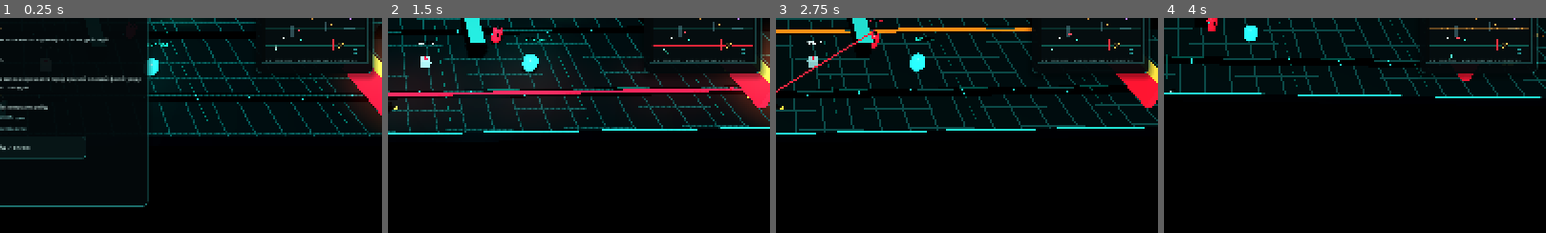
Above: before the commit, frames 1-4 (left to right).
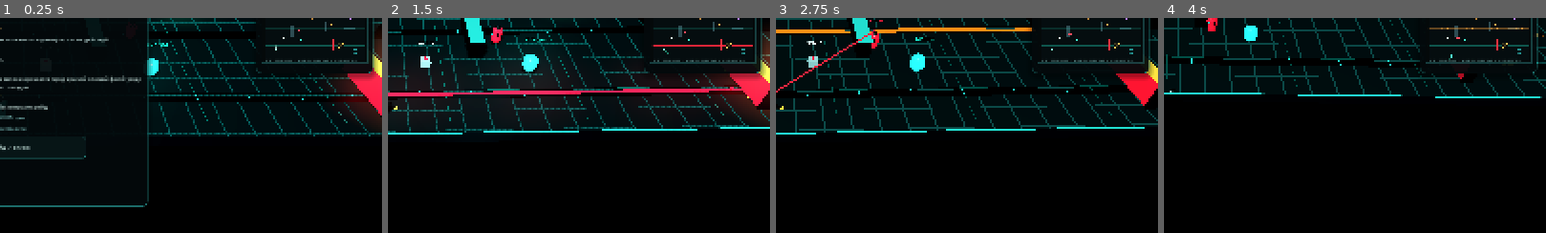
Above: after the commit, the same moments.

Repository: HADJAL001/osgard-world
Game: Godot game, scene res://scenes/main.tscn
The game is run twice, just before and just after one commit, with the same random seed, the same clock (stepped at 60 frames per second) and the same inputs.
Inputs (mouse positions are % of the whole screen's width and height, from its top left):
- Up to frame 1 (0.25 s): no input
- Up to frame 2 (1.5 s): click "НАЧАТЬ РЕЙД / ENTER" at 0.5 s; click "DIAG / F3" at 1.25 s
- Up to frame 3 (2.75 s): click "QUALITY / F2" at 2 s
- Up to frame 4 (4 s): tap Enter at 2.75, 2.85 s; move the mouse to (72, 45) at 2.77 s; hold Right 2.78-3.53 s; click (72, 45) at 2.92 s; tap Space at 3.02, 3.77 s; move the mouse to (30, 55) at 3.52 s; hold Down from 3.53 s (still down); tap Keypad Enter at 3.6 s
The pictures show only the part of the screen within x 50-100%, y 32-82%; the shares and areas given below are measured in that part.

The runs differ from the first frame. In frame 1, 0.3% of the frame differs, in the area x 88-100%, y 34-48%; in frame 2, 0.3%, in the area x 85-100%, y 31-43%; in frame 3, 0.2%; in frame 4, less than 0.1%.

Commit message:
Animate NULL SHIFT security gate with live lock feedback

Diff:
--- a/godot/null-shift/scripts/main.gd
+++ b/godot/null-shift/scripts/main.gd
@@ -17,6 +17,10 @@
 var extraction: Node3D
 var medkit: Node3D
 var security_gate: StaticBody3D
+var gate_indicator_strip: MeshInstance3D
+var gate_status_light: OmniLight3D
+var gate_motion_tween: Tween
+var gate_open_started := false
 var core_ring: MeshInstance3D
 var extraction_ring: MeshInstance3D
 var terminal_light: OmniLight3D
@@ -367,6 +371,11 @@
 	_make_box_mesh("CoverEastTrim", Vector3(17.3, 1.62, 0.0), Vector3(5.25, 0.06, 0.9), materials["wall_trim"])
 	security_gate = _make_solid_box("SecurityGate", Vector3(9.2, 1.05, 7.5), Vector3(0.55, 2.1, 5.5), materials["red"])
 	_make_box_mesh("GateHeader", Vector3(9.2, 2.24, 7.5), Vector3(0.85, 0.12, 5.8), materials["amber"])
+	_make_box_mesh("GateJamb_North", Vector3(9.2, 1.18, 4.62), Vector3(0.82, 2.36, 0.2), materials["wall"])
+	_make_box_mesh("GateJamb_South", Vector3(9.2, 1.18, 10.38), Vector3(0.82, 2.36, 0.2), materials["wall"])
+	gate_indicator_strip = _make_box_mesh("GateLockIndicator", Vector3(9.2, 1.9, 4.62), Vector3(0.085, 0.52, 0.09), materials["red"])
+	_make_box_mesh("GateLockIndicator_South", Vector3(9.2, 1.9, 10.38), Vector3(0.085, 0.52, 0.09), materials["red"])
+	gate_status_light = _make_omni_light(self, Vector3(9.2, 2.25, 7.5), Color(1.0, 0.12, 0.2), 0.78, 5.6)
 
 func _create_arena_props() -> void:
 	# Procedural landmarks, inlaid energy rails, and gate markers give the arena scale.
@@ -1385,6 +1394,31 @@
 	else:
 		objective_text = _nearest_prompt()
 
+func _animate_security_gate_open() -> void:
+	if not is_instance_valid(security_gate) or gate_open_started:
+		return
+	gate_open_started = true
+	if is_instance_valid(gate_indicator_strip):
+		gate_indicator_strip.material_override = materials["cyan"]
+	if is_instance_valid(gate_status_light):
+		gate_status_light.light_color = Color(0.08, 1.0, 0.74)
+		gate_status_light.light_energy = 2.4
+	var target_position: Vector3 = security_gate.position + Vector3.UP * 2.65
+	gate_motion_tween = create_tween()
+	gate_motion_tween.set_parallel(true)
+	gate_motion_tween.set_trans(Tween.TRANS_CUBIC)
+	gate_motion_tween.set_ease(Tween.EASE_IN_OUT)
+	gate_motion_tween.tween_property(security_gate, "position", target_position, 0.78)
+	gate_motion_tween.tween_property(security_gate, "scale", Vector3(1.0, 0.42, 1.0), 0.78)
+	gate_motion_tween.finished.connect(_finish_security_gate_open)
+	_play_sfx(260.0, 0.34, 0.11)
+
+func _finish_security_gate_open() -> void:
+	if is_instance_valid(security_gate):
+		security_gate.visible = false
+	if is_instance_valid(gate_status_light):
+		gate_status_light.light_energy = 0.22
+
 func _submit_cipher_key(key: int) -> void:
 	if not terminal_active or terminal_unlocked:
 		return
@@ -1402,11 +1436,12 @@
 		keypad_panel.visible = false
 		alarm_active = true
 		if is_instance_valid(security_gate):
-			security_gate.visible = false
 			security_gate.collision_layer = 0
+			security_gate.collision_mask = 0
 			for child in security_gate.get_children():
 				if child is CollisionShape3D:
 					(child as CollisionShape3D).disabled = true
+			_animate_security_gate_open()
 		_spawn_guard(Vector3(18.0, 0.82, 5.5), false)
 		objective_text = "СИСТЕМА ВЗЛОМАНА · ОХРАНА ПЕРЕШЛА В РЕЖИМ ТРЕВОГИ"
 		_play_sfx(110.0, 0.7, 0.16)
@@ -2529,6 +2564,13 @@
 		terminal_light.light_energy = 1.45 + sin(scene_clock * 3.0) * 0.25
 	if is_instance_valid(core_light) and quantum_core.visible:
 		core_light.light_energy = 2.0 + sin(scene_clock * 4.0) * 0.38
+	if is_instance_valid(gate_status_light):
+		if terminal_unlocked:
+			gate_status_light.light_color = Color(0.08, 1.0, 0.74)
+			gate_status_light.light_energy = 0.28 + (1.15 if is_instance_valid(security_gate) and security_gate.visible else 0.0) + absf(sin(scene_clock * 5.2)) * 0.12
+		else:
+			gate_status_light.light_color = Color(1.0, 0.12, 0.2)
+			gate_status_light.light_energy = 0.72 + absf(sin(scene_clock * 3.7)) * 0.28
 	for guard in guards:
 		var body: Node3D = guard["node"]
 		if not is_instance_valid(body):
--- a/godot/null-shift/tests/runtime_smoke.gd
+++ b/godot/null-shift/tests/runtime_smoke.gd
@@ -438,7 +438,17 @@
 		game._submit_cipher_key(key)
 	if not _expect(game.terminal_unlocked, "correct cipher must unlock the gate"):
 		return
-	if not _expect(not game.security_gate.visible, "successful hack must open the security gate"):
+	if not _expect(game.security_gate.visible and game.gate_motion_tween != null and game.gate_motion_tween.is_running(), "successful hack must trigger a visible gate-opening animation"):
+		return
+	if not _expect(game.security_gate.collision_layer == 0 and game.security_gate.collision_mask == 0, "gate collision must disable immediately so the operator cannot get trapped"):
+		return
+	var gate_start_y: float = game.security_gate.position.y
+	game.paused_game = true
+	await create_timer(0.9).timeout
+	if not _expect(not game.security_gate.visible and game.security_gate.position.y > gate_start_y + 2.0, "security gate must slide upward and hide only after the animation finishes"):
+		return
+	game.paused_game = false
+	if not _expect(game.gate_indicator_strip.material_override == game.materials["cyan"], "unlocked gate lock indicator must switch from red to cyan"):
 		return
 
 	print("RUNTIME_STAGE: core and extraction")
Not shown, changed: godot/null-shift/README.md
Not shown, changed: scripts/null-shift-godot-smoke.mjs
